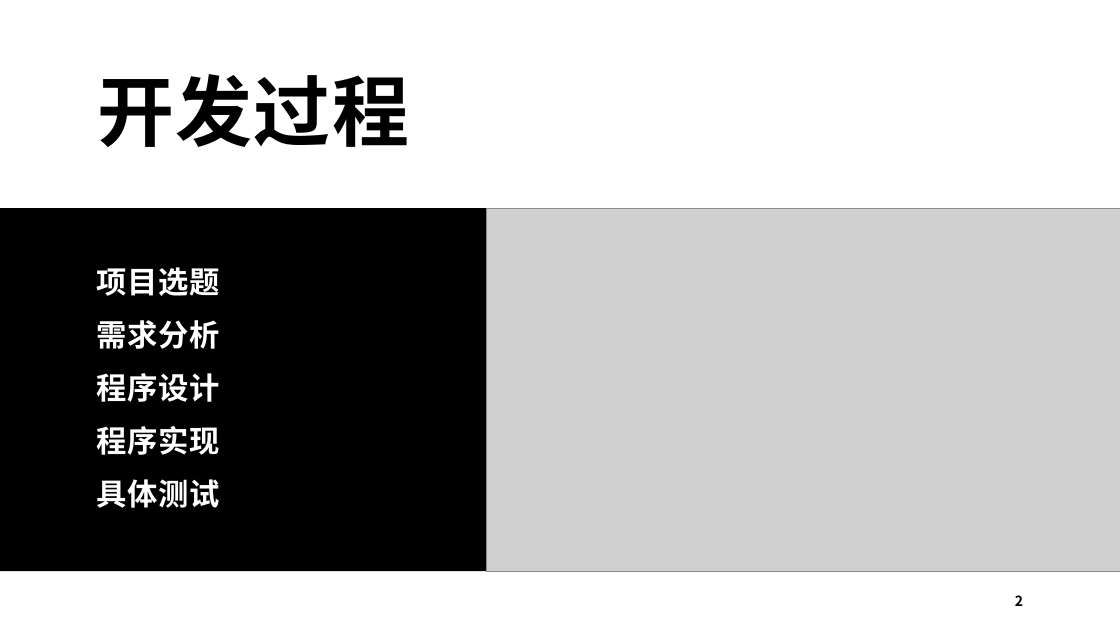
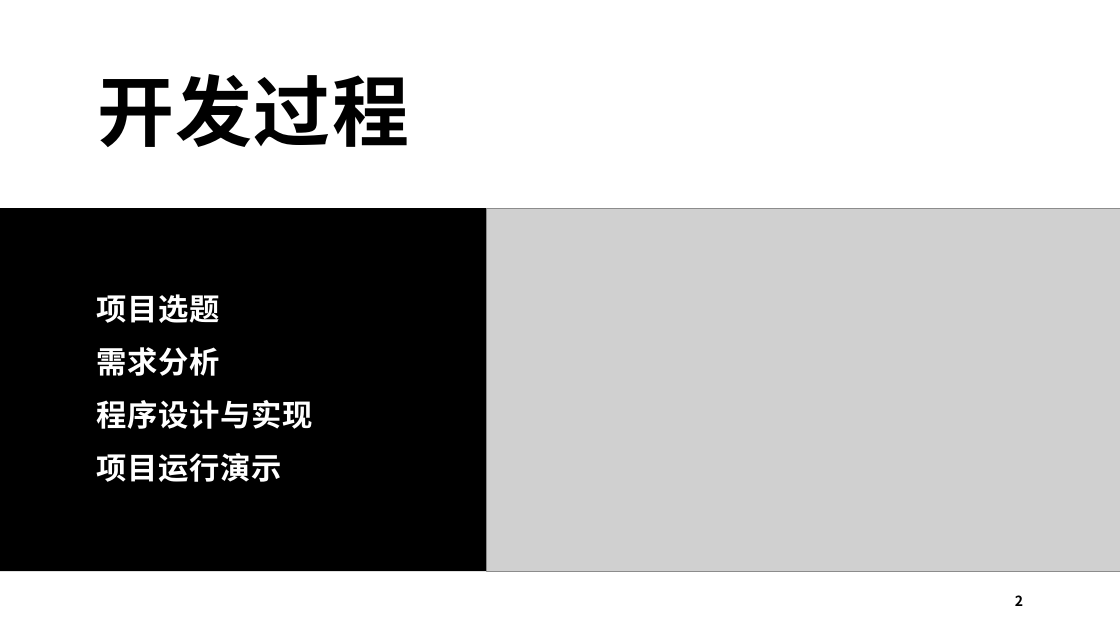
Before and after one commit to thenobody996/C-Project, a slide deck: slide 2 of 项目文档/PBLF项目.pptx. Drawn at 1120x630 pixels with LibreOffice and Linux fonts; fonts in the diff are those of the drawing; grey boxes stand for pictures. Boxes give left, top, right and bottom in pixels: in the first picture for what was removed or moved away, otherwise in the second. Text is boxed around its words. In the diff, an @@ line names an element or a change of style, - is before the commit and + after.

```diff
--- a/项目文档/PBLF项目.pptx
+++ b/项目文档/PBLF项目.pptx
@@ text at (97, 400, 313, 482): text changed @@
-程序设计
-程序实现
-具体测试
+程序设计与实现
+项目运行演示
```
Also in this commit, not shown: 9 other slides changed, 8 slides added, 13 slides removed.
